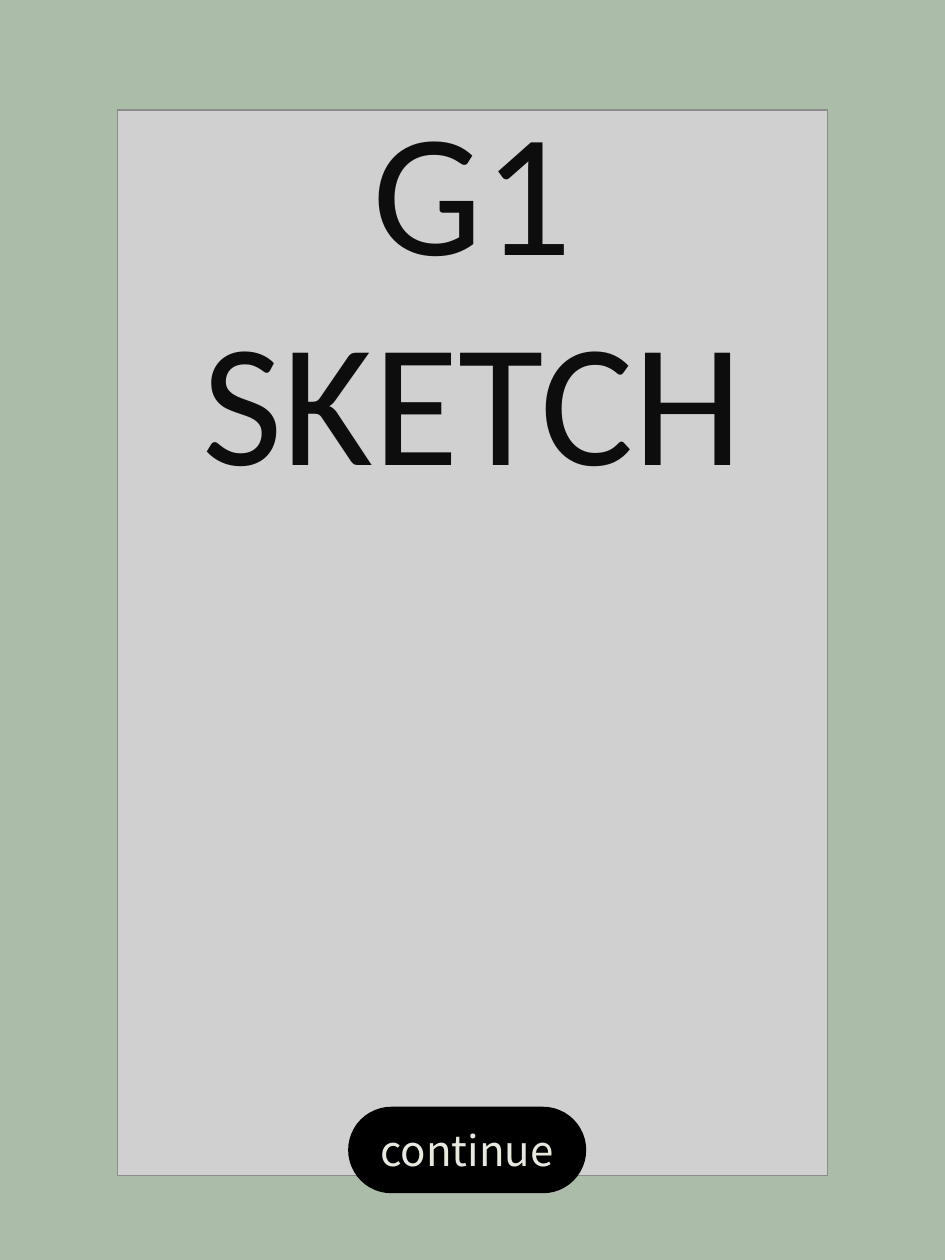
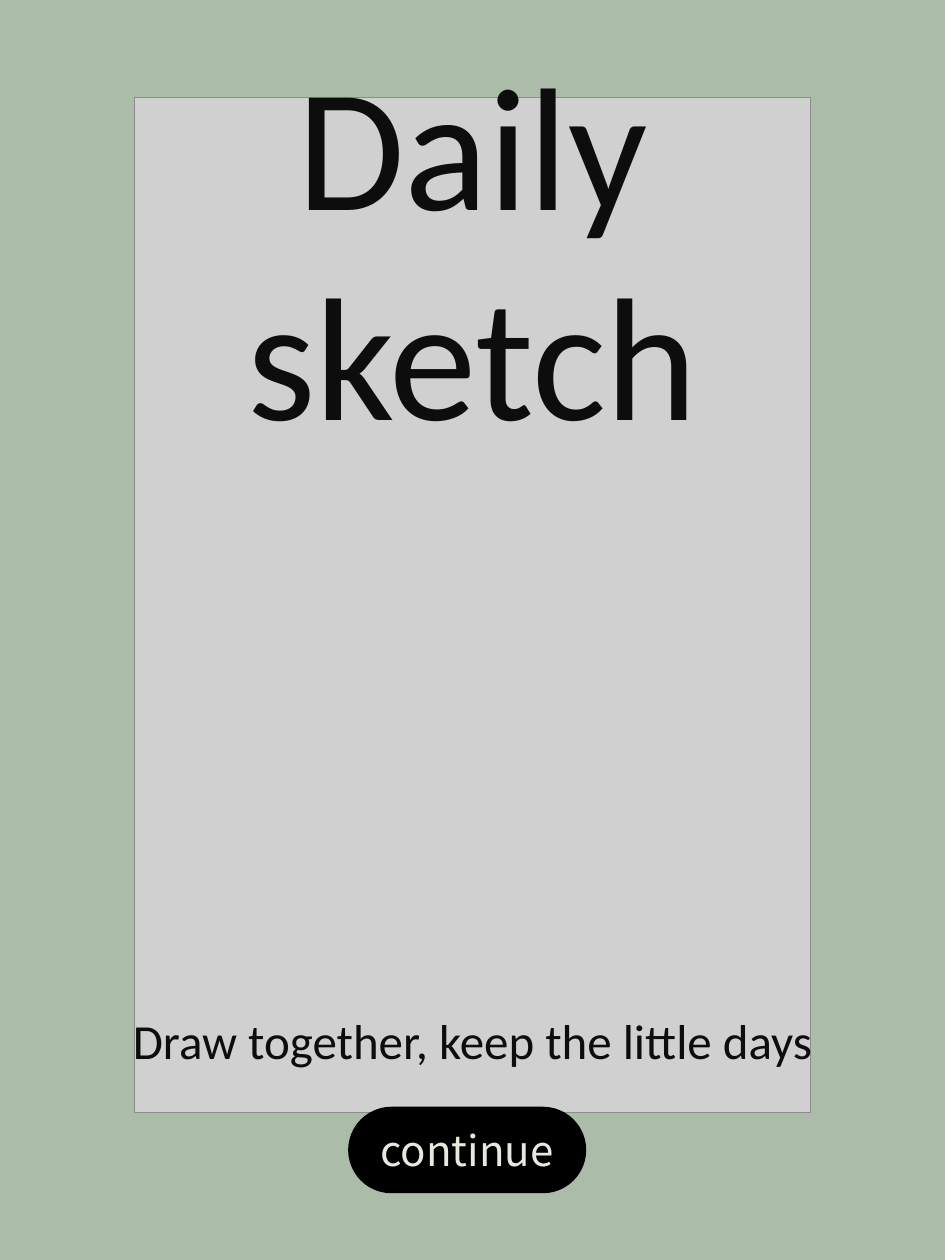
Before and after one commit to newdlakstod/G1_Sketchbook, a slide deck: slide 1 of image/UI design/세로모드.pptx. Drawn at 945x1260 pixels with LibreOffice and Linux fonts; fonts in the diff are those of the drawing; grey boxes stand for pictures. Boxes give left, top, right and bottom in pixels: in the first picture for what was removed or moved away, otherwise in the second. Text is boxed around its words. In the diff, an @@ line names an element or a change of style, - is before the commit and + after.

```diff
--- a/image/UI design/세로모드.pptx
+++ b/image/UI design/세로모드.pptx
@@ text at box(247, 88, 698, 422): text changed @@
-G1 SKETCH
+Daily sketch
@@ picture: place and size @@
-picture at box(117, 110, 828, 1176)
+picture at box(135, 97, 811, 1111)
@@ text added at box(133, 1019, 812, 1071), 28 pt, text #0D0D0D @@
+Draw together, keep the little days
```
Also in this commit, not shown: 1 other slide changed, 3 slides added, 22 other files.
